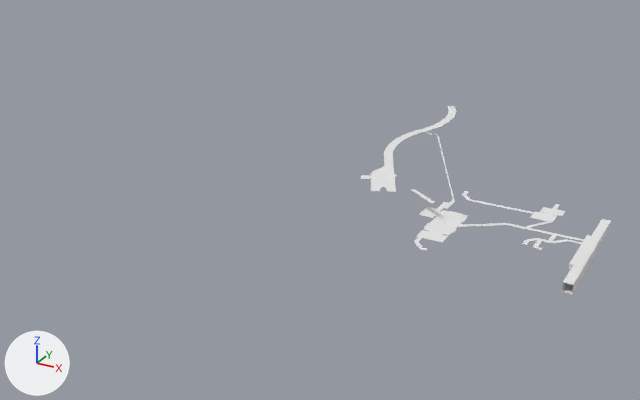
What one commit did to the Blender file Atmosphere Horror Game/Assets/Models/Blender Files/level.blend.
Rendered twice from a camera (50 mm lens) standing at (187.0, -1001.0, 494.0) and looking at (-384.0, 38.0, -25.0). Arrows for +X, +Y and +Z are at lower left; the lights stay in place.

Before the edit, the objects in view are built like this:
```python
me_cube = bpy.data.meshes.new('Cube')
me_cube.from_pydata(...)  # 737 vertices, 522 faces; spans x -372.0..15.0, y -101.0..487.0, z -4.0..25.0
me_cube.materials.append(mat_material)  # white #e7e7e7
ob_cube = bpy.data.objects.new('Cube', me_cube)
ob_cube.location = (0.0, 0.0, 0.0)
```
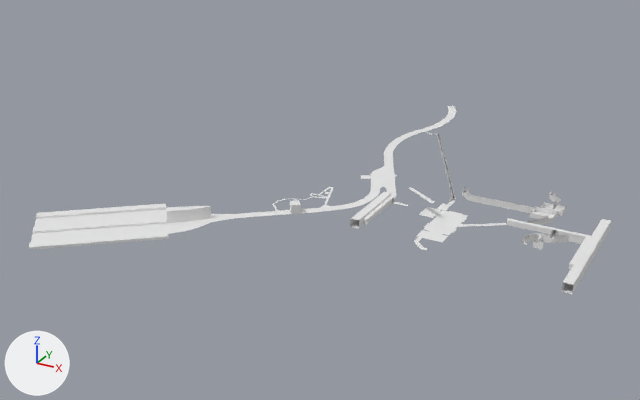
What changed in the scene script:
```text
Change me_cube:
    used by ob_cube; location = (0.0, 0.0, 0.0)
    remove me_cube.from_pydata(...)  # 737 vertices, 522 faces; spans x -372.0..15.0, y -101.0..487.0, z -4.0..25.0
    add me_cube.from_pydata(...)  # 1697 vertices, 1393 faces; spans x -667.0..15.0, y -311.0..487.0, z -5.0..25.0
    me_cube part 1: 17 vertices moved from x -204.0..-55.0, y 44.0..116.0, z 0.0 to x -204.0..-61.0, y 37.0..115.0, z 0.0..7.0; 14 vertices removed from x -351.0..-61.0, y 44.0..132.0, z -3.0..0.0; 974 vertices added at x -667.0..-6.0, y -311.0..318.0, z -5.0..25.0
```

What differs and where, as boxes [x1, y1, x2, y2] in the pictures (640 x 400 px):
'Cube', reshaped (132% wider): before [361, 106, 611, 294]; after [29, 106, 611, 294]
part 1 of me_cube, built on: before [440, 191, 565, 216]; after [29, 132, 587, 250]
